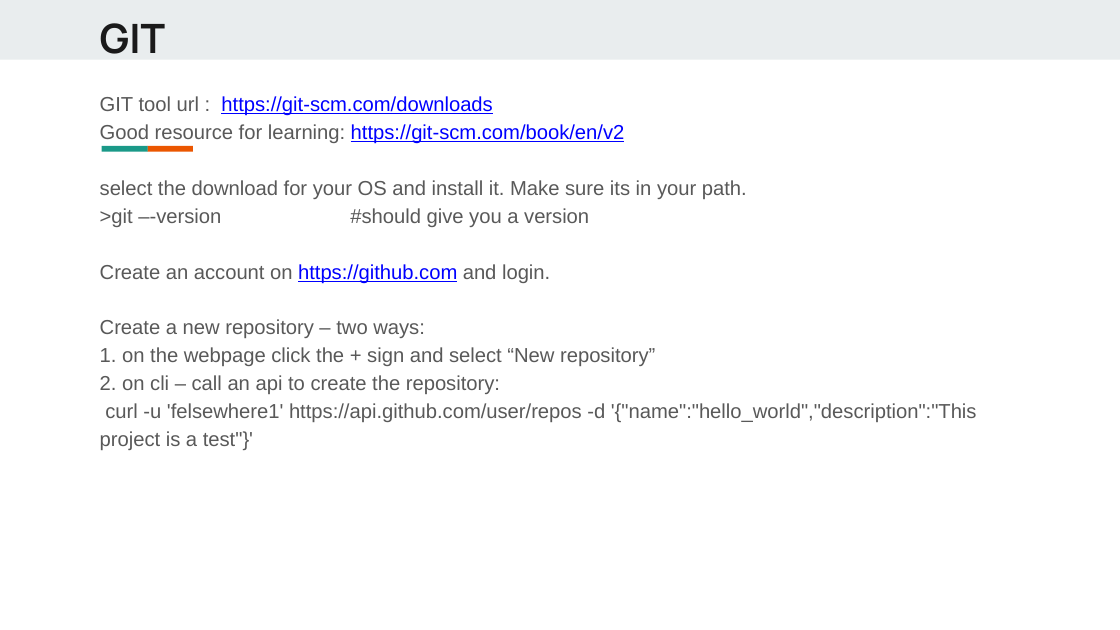
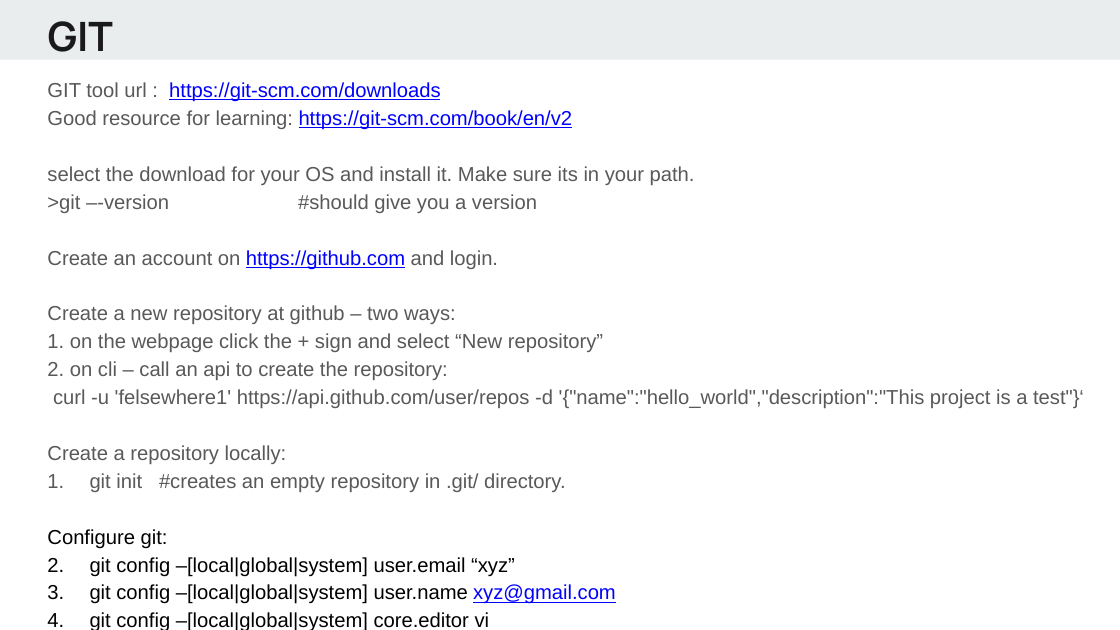
Before and after one commit to alif0/hello_world, a slide deck: slide 2 of lectures/Python - day1.pptx. Drawn at 1120x630 pixels with LibreOffice and Linux fonts; fonts in the diff are those of the drawing. Boxes give left, top, right and bottom in pixels: in the first picture for what was removed or moved away, otherwise in the second. Text is boxed around its words. In the diff, an @@ line names an element or a change of style, - is before the commit and + after.

Commit message:
day1 ppt updated

```diff
--- a/lectures/Python - day1.pptx
+++ b/lectures/Python - day1.pptx
@@ text "GIT": place and size @@
-text "GIT" at box(100, 23, 165, 54)
+text "GIT" at box(48, 21, 113, 52)
@@ text "GIT tool url : https://git-scm.com/downloads": place and size @@
-text "GIT tool url : https://git-scm.com/downloads" at box(100, 96, 977, 450)
+text "GIT tool url : https://git-scm.com/downloads" at box(47, 82, 1084, 630)
@@ rectangle removed at box(102, 146, 148, 151) @@
@@ rectangle removed at box(147, 146, 193, 151) @@
@@ text at box(47, 305, 456, 324): text changed @@
-Create a new repository – two ways:
+Create a new repository at github – two ways:
@@ text at box(47, 389, 1084, 630): text changed @@
-curl -u 'felsewhere1' https://api.github.com/user/repos -d '{"name":"hello_world","description":"This project is a test"}'
+curl -u 'felsewhere1' https://api.github.com/user/repos -d '{"name":"hello_world","description":"This project is a test"}‘
+Create a repository locally:
+1. git init #creates an empty repository in .git/ directory.
+Configure git:
+1. git config –[local|global|system] user.email “xyz”
+2. git config –[local|global|system] user.name xyz@gmail.com
+3. git config –[local|global|system] core.editor vi
```
Also in this commit, not shown: 14 other slides changed, 3 slides added.
